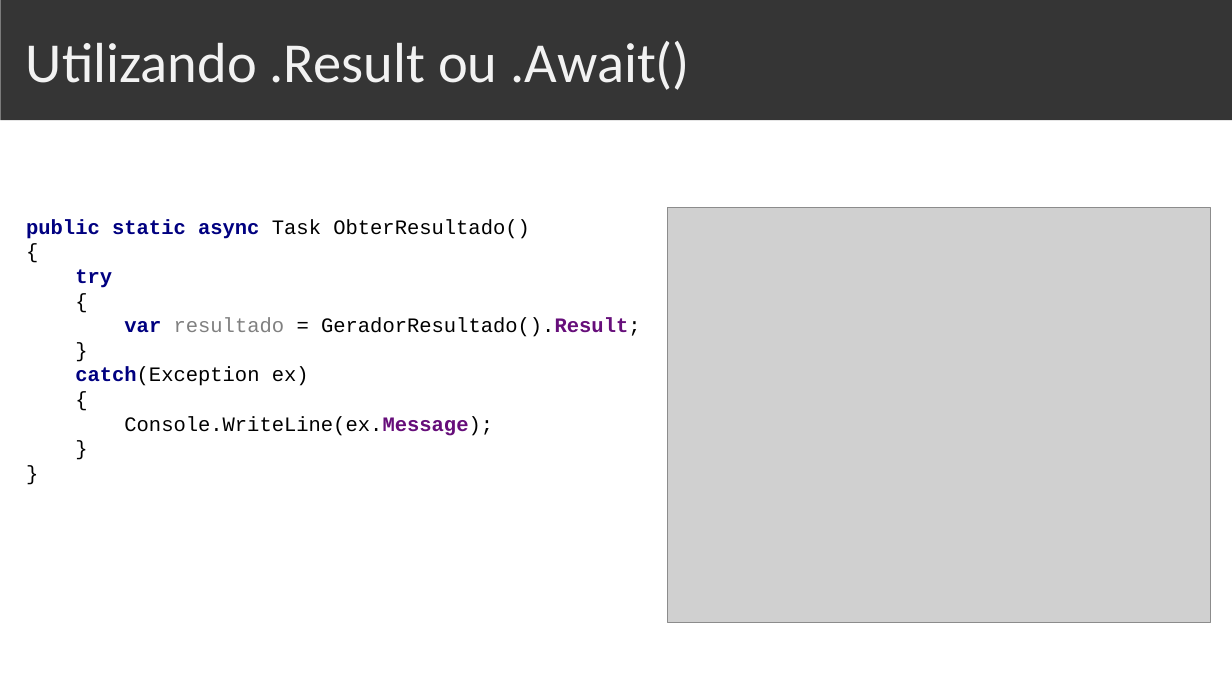
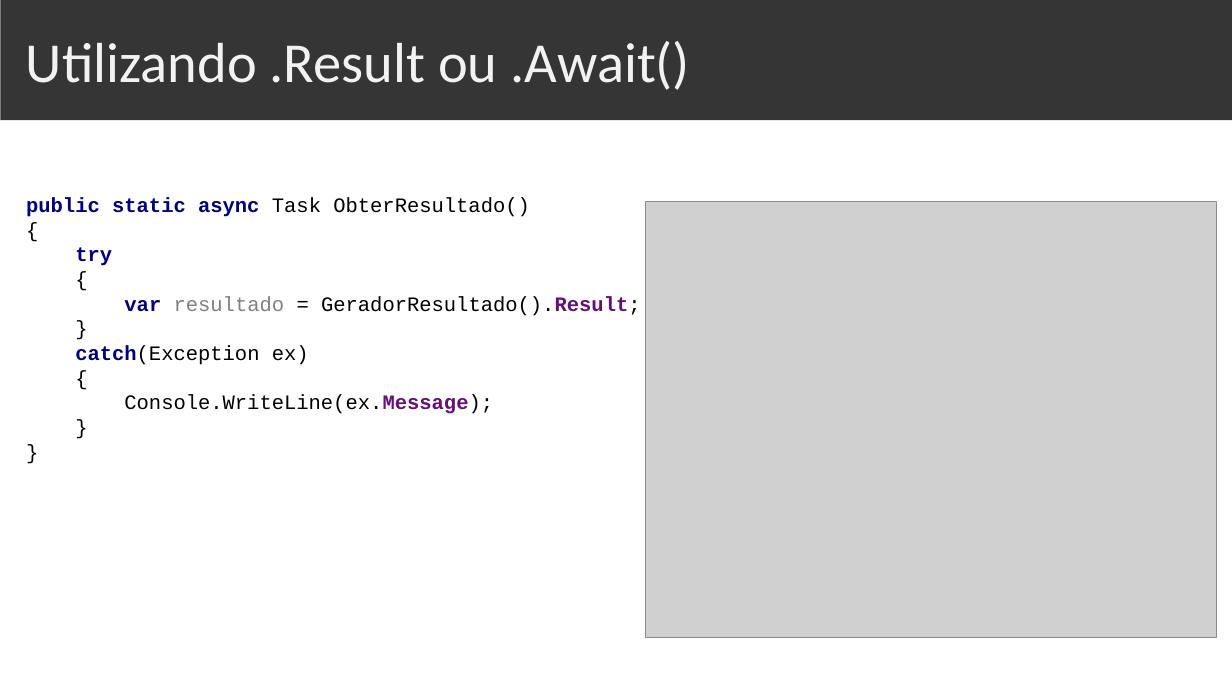
Before and after one commit to sostenes198/Inspiration-Squadra, a slide deck: slide 23 of Apresentacao-Squadra/Apresentacao-Async-Await.pptx. Drawn at 1232x693 pixels with LibreOffice and Linux fonts; fonts in the diff are those of the drawing; grey boxes stand for pictures. Boxes give left, top, right and bottom in pixels: in the first picture for what was removed or moved away, otherwise in the second. Text is boxed around its words. In the diff, an @@ line names an element or a change of style, - is before the commit and + after.

```diff
--- a/Apresentacao-Squadra/Apresentacao-Async-Await.pptx
+++ b/Apresentacao-Squadra/Apresentacao-Async-Await.pptx
@@ text "public static async Task ObterResultado() ...": place and size @@
-text "public static async Task ObterResultado() ..." at [26, 219, 641, 436]
+text "public static async Task ObterResultado() ..." at [26, 198, 641, 414]
@@ picture: place and size @@
-picture at [668, 208, 1212, 623]
+picture at [645, 201, 1216, 638]
```
Also in this commit, not shown: 9 other slides changed.
